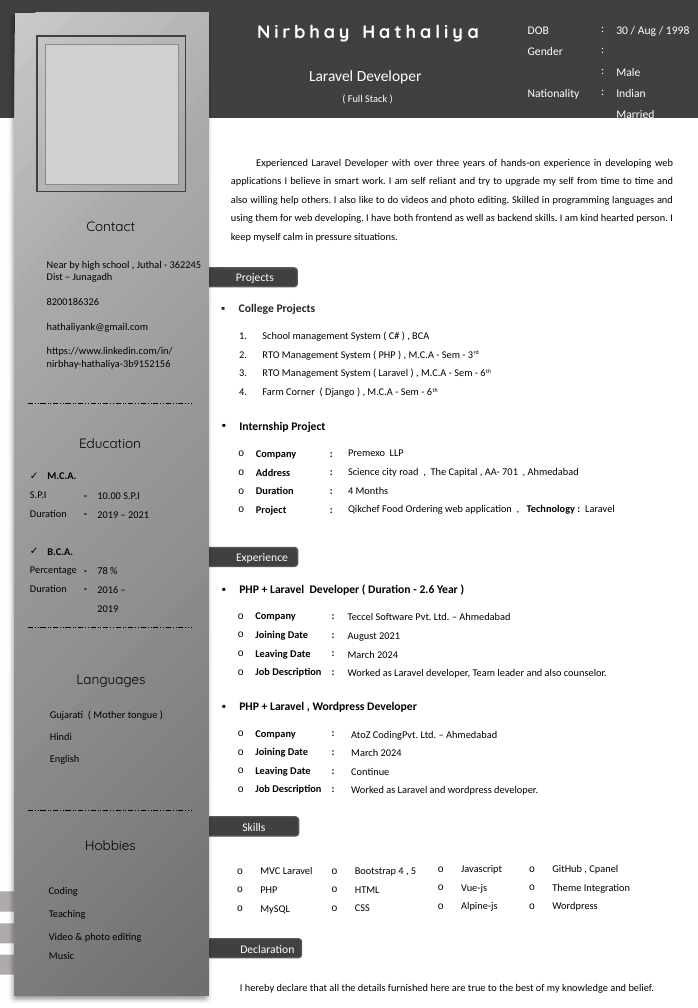
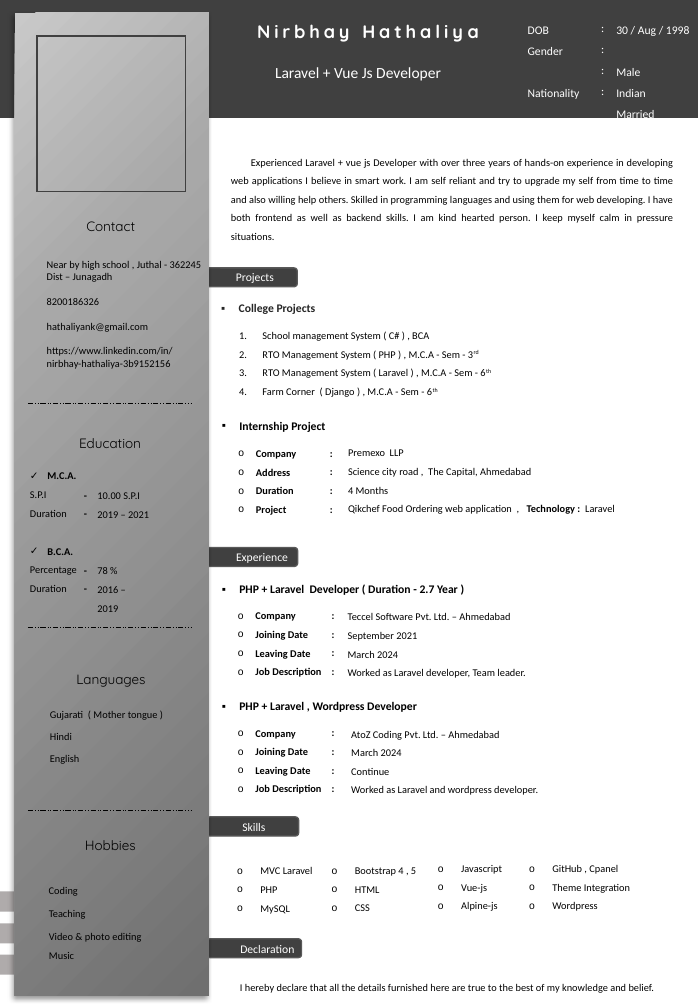
Before and after one commit to Nirbhay8672/portfolio, a slide deck: slide 1 of My Resume.pptx. Drawn at 698x1008 pixels with LibreOffice and Linux fonts; fonts in the diff are those of the drawing; grey boxes stand for pictures; background and template pictures are left out. Boxes give left, top, right and bottom in pixels: in the first picture for what was removed or moved away, otherwise in the second. Text is boxed around its words. In the diff, an @@ line names an element or a change of style, - is before the commit and + after.

```diff
--- a/My Resume.pptx
+++ b/My Resume.pptx
@@ picture removed at <box>46,45,179,185</box> @@
@@ text at <box>275,67,441,81</box>: text changed @@
-Laravel Developer
+Laravel + Vue Js Developer
@@ text removed at <box>348,95,387,102</box> @@
-( Full Stack )
@@ text at <box>231,159,673,240</box>: text changed @@
-Experienced Laravel Developer with over three years of hands-on experience in developing web applications I believe in smart work. I am self reliant and try to upgrade my self from time to time and also willing help others. I also like to do videos and photo editing. Skilled in programming languages and using them for web developing. I have both frontend as well as backend skills. I am kind hearted person. I keep myself calm in pressure situations.
+Experienced Laravel + vue js Developer with over three years of hands-on experience in developing web applications I believe in smart work. I am self reliant and try to upgrade my self from time to time and also willing help others. Skilled in programming languages and using them for web developing. I have both frontend as well as backend skills. I am kind hearted person. I keep myself calm in pressure situations.
@@ text at <box>348,468,531,477</box>: text changed @@
-Science city road , The Capital , AA- 701 , Ahmedabad
+Science city road , The Capital, Ahmedabad
@@ text at <box>239,584,458,595</box>: text changed @@
-▪ PHP + Laravel Developer ( Duration - 2.6 Year )
+▪ PHP + Laravel Developer ( Duration - 2.7 Year )
@@ text at <box>348,632,417,641</box>: text changed @@
-August 2021
+September 2021
@@ text at <box>348,669,525,678</box>: text changed @@
-Worked as Laravel developer, Team leader and also counselor.
+Worked as Laravel developer, Team leader.
@@ text at <box>351,731,499,740</box>: spaces changed @@
-AtoZ CodingPvt. Ltd. – Ahmedabad
+AtoZ Coding Pvt. Ltd. – Ahmedabad
```
Also in this commit, not shown: 3 other files.
